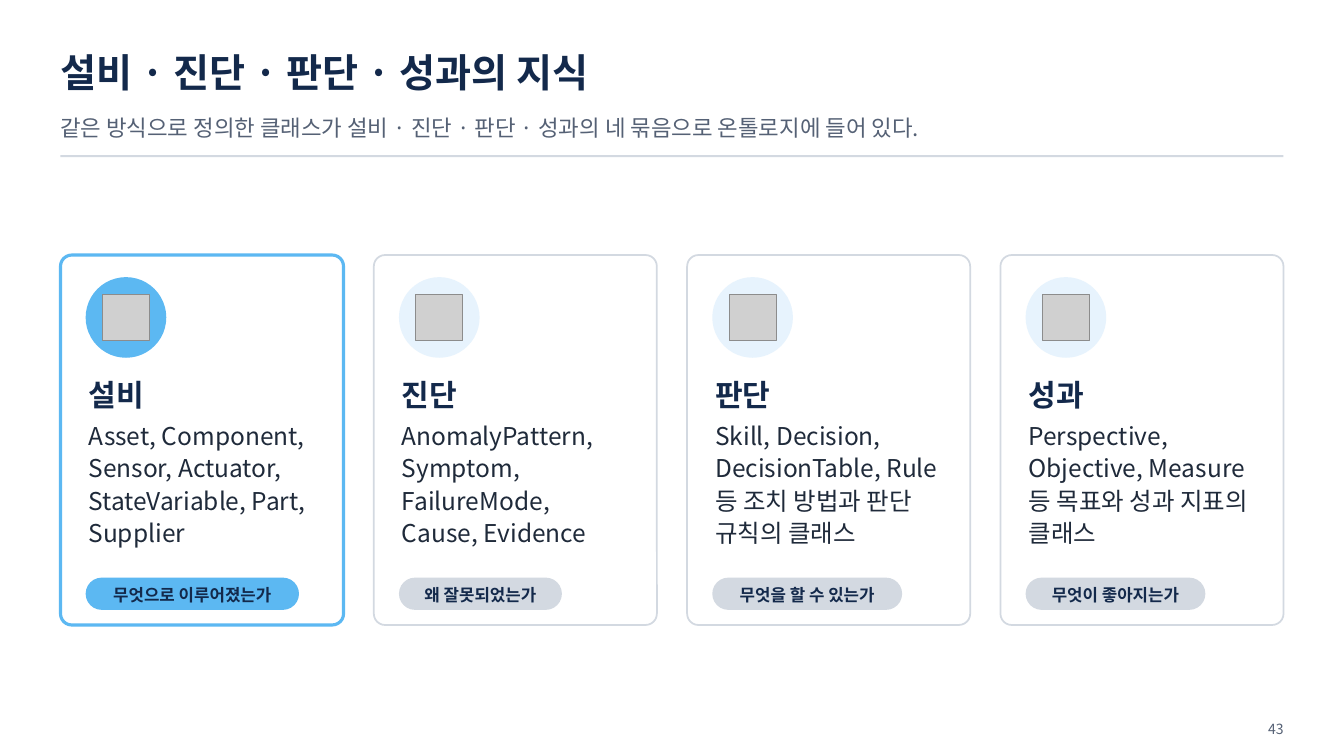
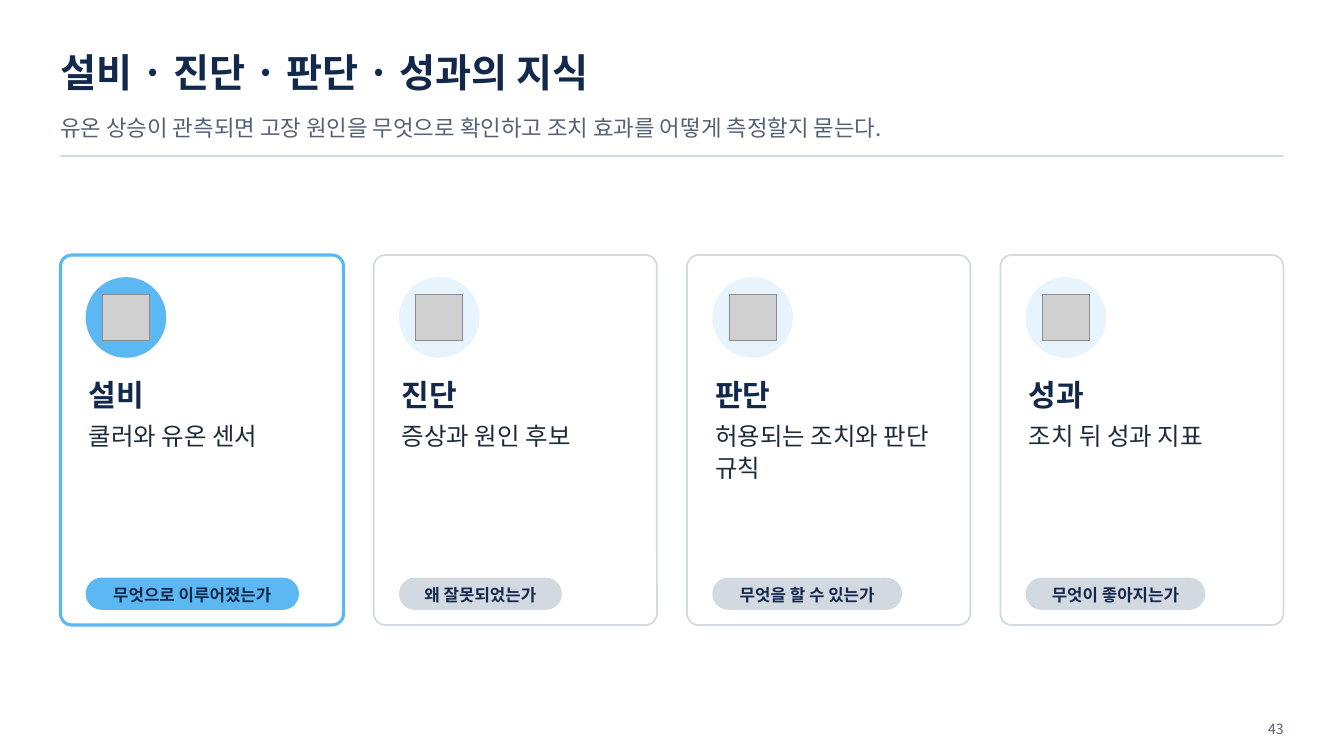
Before and after one commit to uengine-oss/hyd-iot-edu, a slide deck: slide 43 of workspace/강의제작/산출물/통합반/이론/02회차/통합반_02일차.pptx. Drawn at 1344x756 pixels with LibreOffice and Linux fonts; fonts in the diff are those of the drawing; grey boxes stand for pictures. Boxes give left, top, right and bottom in pixels: in the first picture for what was removed or moved away, otherwise in the second. Text is boxed around its words. In the diff, an @@ line names an element or a change of style, - is before the commit and + after.

Commit message:
통합반 2회차 37~43장의 설계 질문과 공급사 승인을 개편하고 편별 강조·쉼을 저장

```diff
--- a/workspace/강의제작/산출물/통합반/이론/02회차/통합반_02일차.pptx
+++ b/workspace/강의제작/산출물/통합반/이론/02회차/통합반_02일차.pptx
@@ text at (60,117,882,138): text changed @@
-같은 방식으로 정의한 클래스가 설비 · 진단 · 판단 · 성과의 네 묶음으로 온톨로지에 들어 있다.
+유온 상승이 관측되면 고장 원인을 무엇으로 확인하고 조치 효과를 어떻게 측정할지 묻는다.
@@ text at (89,424,257,447): text changed @@
-Asset, Component, Sensor, Actuator, StateVariable, Part, Supplier
+쿨러와 유온 센서
@@ text at (402,424,571,447): text changed @@
-AnomalyPattern, Symptom, FailureMode, Cause, Evidence
+증상과 원인 후보
@@ text at (715,424,929,479): text changed @@
-Skill, Decision, DecisionTable, Rule 등 조치 방법과 판단 규칙의 클래스
+허용되는 조치와 판단 규칙
@@ text at (1028,424,1203,447): text changed @@
-Perspective, Objective, Measure 등 목표와 성과 지표의 클래스
+조치 뒤 성과 지표
```
Also in this commit, not shown: 6 other slides changed, 17 other files.
